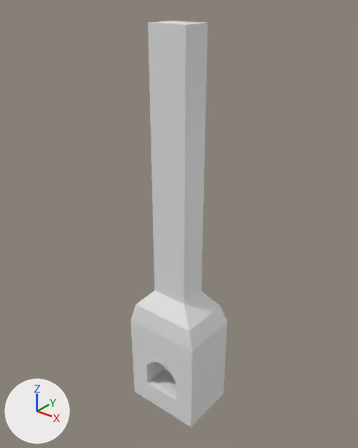
The FBX model Assets/Graphics/Models/furnance.fbx as it was, and as the next commit left it.
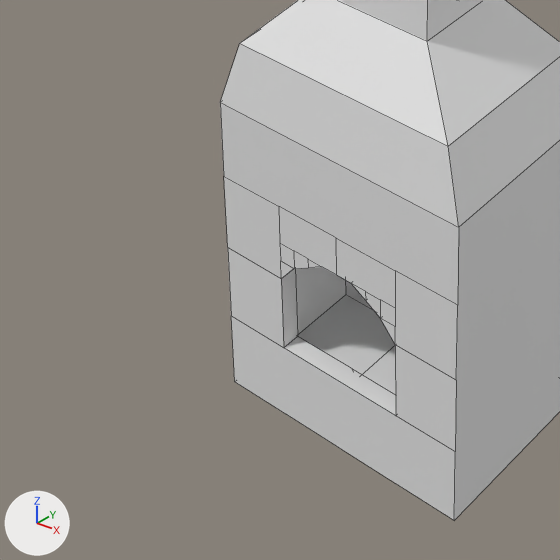
Each version is shown whole from a camera (50 mm lens) standing at (6.55, -8.18, 10.32) and looking at (-0.11, 0.13, 5.16), then close up on the part from 21% to 61% of the width and 65% to 98% of the height. The lights are fixed; the arrows at lower left show +X, +Y and +Z. The older version's two pictures come first. The close-ups show mesh edges as thin lines.

Before the edit, the objects in view are built like this:
```python
me_cube_001 = bpy.data.meshes.new('Cube.001')
me_cube_001.from_pydata(...)  # 98 vertices, 82 faces; spans x -1.0..1.0, y -0.75..0.77, z -1.0..8.63
ob_cube = bpy.data.objects.new('Cube', me_cube_001)
ob_cube.location = (0.0, 0.0, 1.0)
```
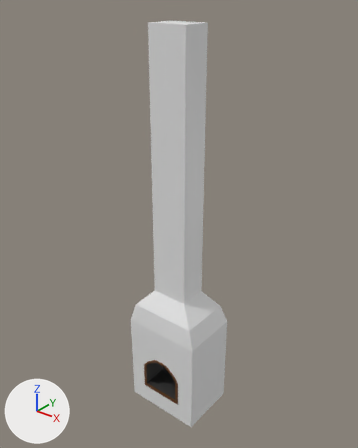
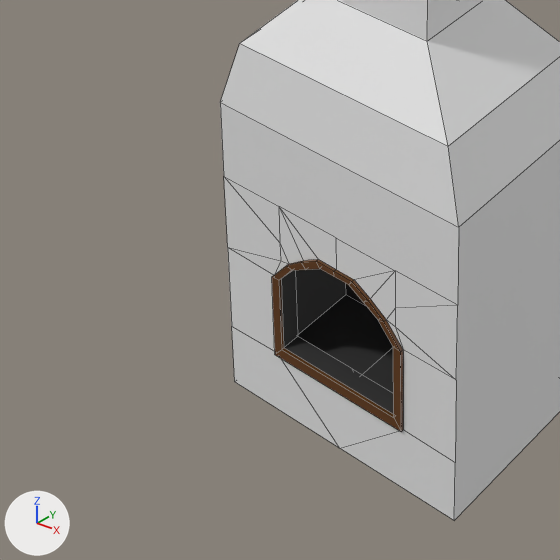
The edits, one by one:
Material 'Kiln' (mat_kiln) is new.
Its base color is (0.0359, 0.0359, 0.0359) (dark grey #353535).
Material 'Base' (mat_base) is new.
Its base color is (0.8, 0.8, 0.8) (white #e7e7e7).
Material 'Accent' (mat_accent) is new.
Its base color is (0.123, 0.0416, 0.00534) (brown #623910).
me_cube_001 is used by ob_cube; location (0.0, 0.0, 1.0).
me_cube_001 had 98 vertices, 82 faces and spanned x -1.0..1.0, y -0.75..0.77, z -1.0..8.63.
me_cube_001 now has 125 vertices, 121 faces and spans x -1.0..1.0, y -0.77..0.77, z -1.0..8.63.
Part 1, on me_cube_001:
8 vertices are removed from x -1.0..1.0, y -0.75, z -1.0..0.55.
18 faces are deleted.
35 vertices are added at x -1.0..1.0, y -0.77..-0.75, z -0.48..0.59.
24 new faces join them, mat_base (white #e7e7e7).
33 new faces join them, mat_accent (brown #623910).
me_cube_001 part 2: 45 faces spanning x -0.6..0.6, y -0.75..0.03, z -0.51..0.61 switch from no material to mat_kiln (dark grey #353535).
me_cube_001 gains material mat_base (white #e7e7e7).
me_cube_001 gains material mat_accent (brown #623910).

Pixel boxes [x1, y1, x2, y2] of what changed, in the close-ups (560 x 560 px):
part 1 of me_cube_001, built on
    both: [224, 140, 560, 520]
part 2 of me_cube_001, recoloured (white to dark grey)
    both: [281, 269, 393, 414]
